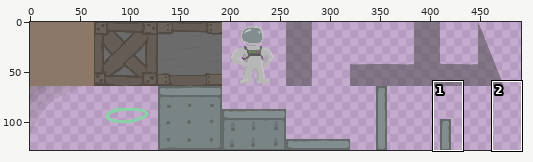
Sprite sheet -- src/graphics/tileset.png. The first picture is a wide view before the edit; the outline marks the close-up.
Close-up. Earlier state:
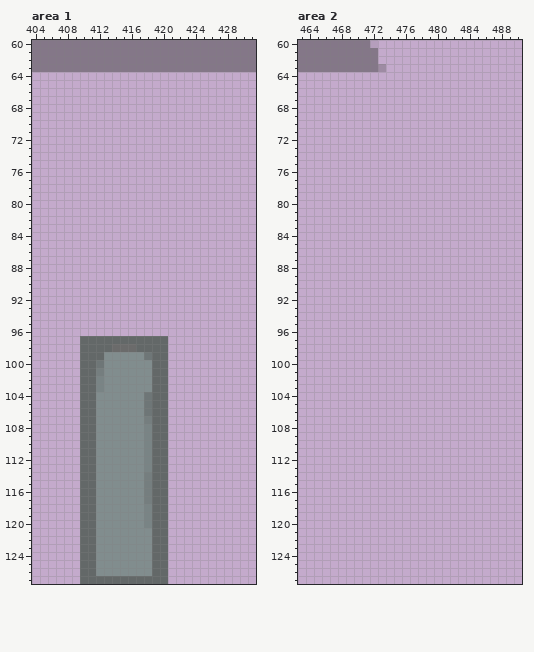
The file is 512x128 pixels. Pixels under 10% opacity are left out. Colours within 5 levels of each other are drawn and written as one. Shown: area 1: x 404..431, y 60..127; area 2: x 463..490, y 60..127. The wide view leaves out empty margins.
The result:
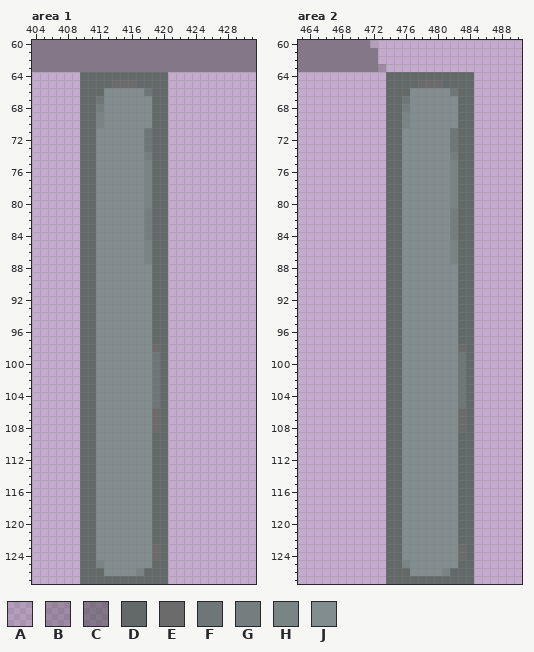
Palette (. is transparent): A #4343431d  B #4343434c  C #4343437f  D #636868  E #6b6b6b  F #6e7677  G #757e7f  H #798485  J #818d8e
From old to new:
Area 1:
y 64: x 410..420 ........... -> DDDDDDDDDDD
y 65: x 410..420 ........... -> DDDDEEEDDDD
y 66: x 410..420 ........... -> DDDJJJJJFDD
y 67: x 410..420 ........... -> DDFJJJJJJDD
y 68: x 410..420 ........... -> DDGJJJJJJDD
y 69..70: x 410..420 ........... -> DDHJJJJJJDD
y 71..73: x 410..420 ........... -> DDJJJJJJFDD
y 74: x 410..420 ........... -> DDJJJJJJGDD
y 75..80: x 410..420 ........... -> DDJJJJJJHDD
y 81..84: x 410..420 ........... -> DDJJJJJJGDD
y 85..87: x 410..420 ........... -> DDJJJJJJHDD
y 88..96: x 410..420 ........... -> DDJJJJJJJDD
y 97: x 412..418 DDDDDDD -> JJJJJJJ
y 98: x 412..419 DDEEEDDD -> JJJJJJJE
y 99: x 412 D -> J; x 418..419 FD -> JF
y 100: x 412 F -> J; x 419 D -> F
y 101: x 412 G -> J; x 419 D -> F
y 102..103: x 412 H -> J; x 419 D -> F
y 104..105: x 418..419 FD -> JF
y 106: x 418..419 FD -> JE
y 107: x 418..419 GD -> JE
y 108: x 418..419 HD -> JE
y 109..113: x 418 H -> J
y 114..117: x 418 G -> J
y 118..120: x 418 H -> J
y 123..124: x 419 D -> E
y 125: x 412 J -> H
y 126: x 412 J -> D; x 417..418 JJ -> HD
Area 2:
y 64: x 474..484 ........... -> DDDDDDDDDDD
y 65: x 474..484 ........... -> DDDDEEEDDDD
y 66: x 474..484 ........... -> DDDJJJJJFDD
y 67: x 474..484 ........... -> DDFJJJJJJDD
y 68: x 474..484 ........... -> DDGJJJJJJDD
y 69..70: x 474..484 ........... -> DDHJJJJJJDD
y 71..73: x 474..484 ........... -> DDJJJJJJFDD
y 74: x 474..484 ........... -> DDJJJJJJGDD
y 75..80: x 474..484 ........... -> DDJJJJJJHDD
y 81..84: x 474..484 ........... -> DDJJJJJJGDD
y 85..87: x 474..484 ........... -> DDJJJJJJHDD
y 88..97: x 474..484 ........... -> DDJJJJJJJDD
y 98: x 474..484 ........... -> DDJJJJJJJED
y 99..105: x 474..484 ........... -> DDJJJJJJJFD
y 106..108: x 474..484 ........... -> DDJJJJJJJED
y 109..122: x 474..484 ........... -> DDJJJJJJJDD
y 123..124: x 474..484 ........... -> DDJJJJJJJED
y 125: x 474..484 ........... -> DDHJJJJJJDD
y 126: x 474..484 ........... -> DDDJJJJHDDD
y 127: x 474..484 ........... -> DDDDDDDDDDD
Changed places in both close-ups, as pixel boxes (x1, y1, x2, y2):
changed: (80, 72, 168, 576)
added: (386, 72, 474, 584)
